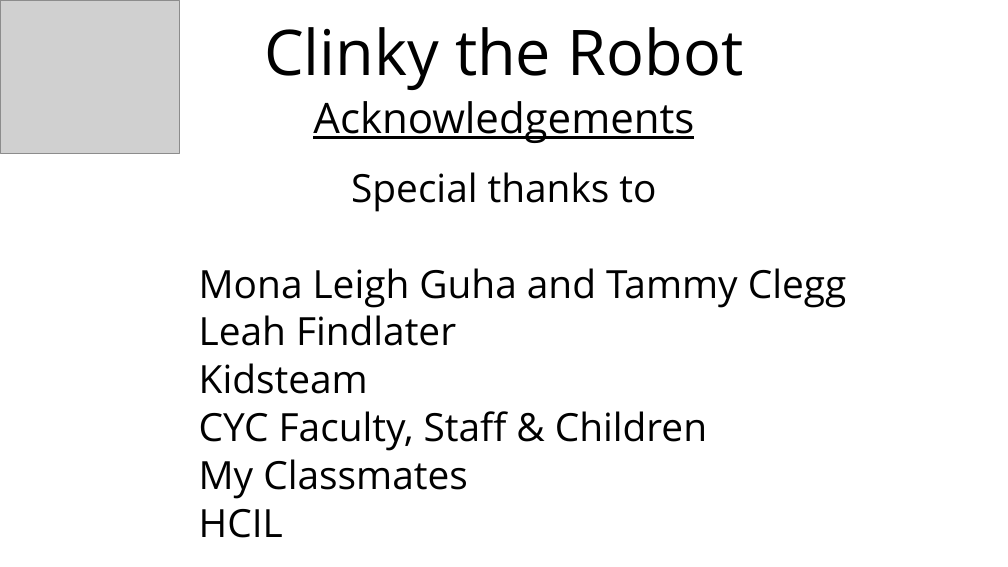
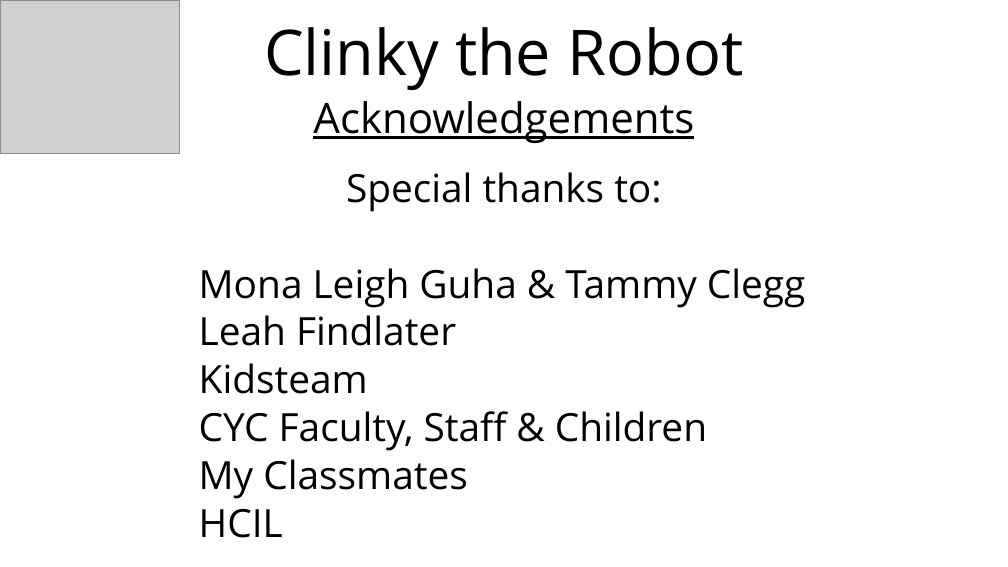
Before and after one commit to heypano/Capstone, a slide deck: slide 21 of HCIM Capstone Project.pptx. Drawn at 1008x567 pixels with LibreOffice and Linux fonts; fonts in the diff are those of the drawing; grey boxes stand for pictures. Boxes give left, top, right and bottom in pixels: in the first picture for what was removed or moved away, otherwise in the second. Text is boxed around its words. In the diff, an @@ line names an element or a change of style, - is before the commit and + after.

```diff
--- a/HCIM Capstone Project.pptx
+++ b/HCIM Capstone Project.pptx
@@ text at bbox=[199, 172, 806, 308]: text changed @@
-Special thanks to
-Mona Leigh Guha and Tammy Clegg
+Special thanks to:
+Mona Leigh Guha & Tammy Clegg
```
Also in this commit, not shown: 12 other slides changed.
